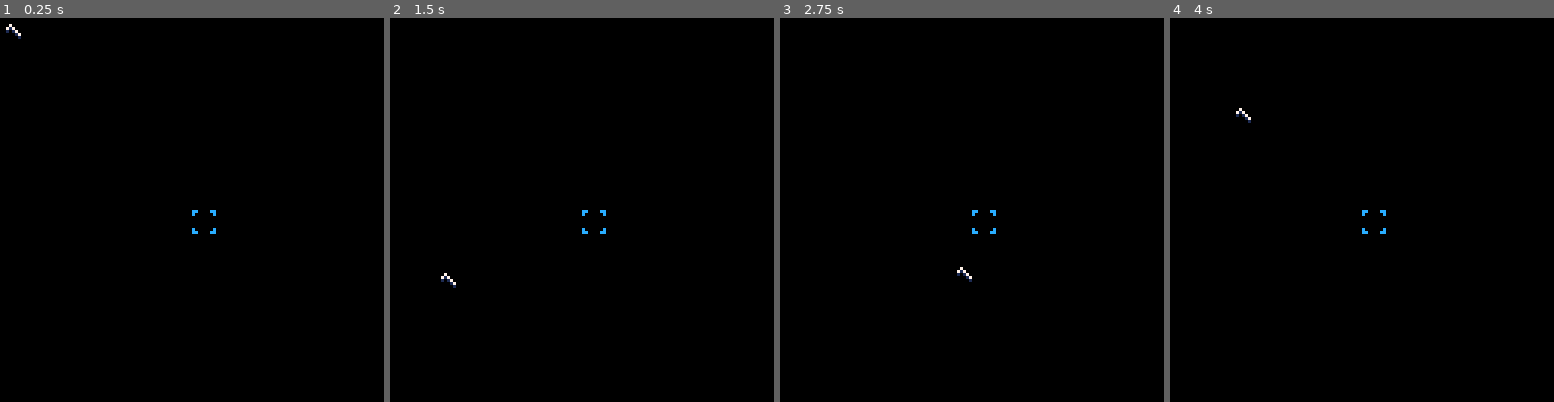
Above: before the commit, frames 1-4 (left to right).
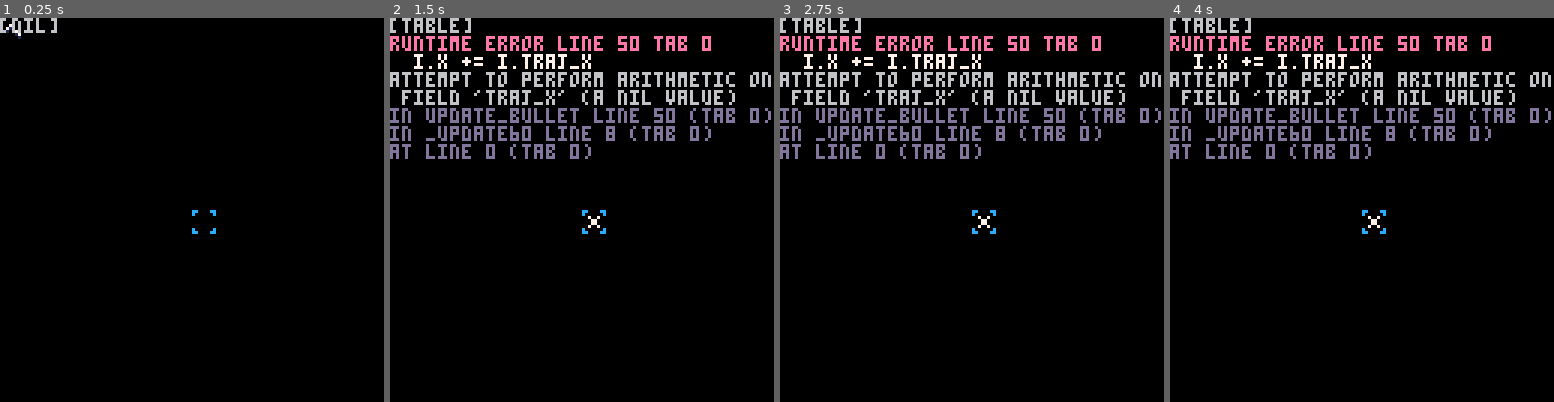
Above: after the commit, the same moments.

Repository: Yolwoocle/birds_with_guns
Game: PICO-8 cartridge zeldalike.p8
Two runs of this game, one before a commit and one after it. Both use one fixed random seed, a clock stepped at 60 frames per second and the inputs below.
Inputs (mouse positions are in pixels of both pictures, inside the frame that each line leads up to):
- Up to frame 1 (0.25 s): no input
- Up to frame 2 (1.5 s): click (670, 121) at 0.67 s; tap O (Z key) at 0.7 s; click (436, 267) at 1.22 s
- Up to frame 3 (2.75 s): tap O (Z key) at 1.7, 2.1, 2.5 s; click (887, 114) at 1.77 s; click (952, 259) at 2.32 s
- Up to frame 4 (4 s): click (1404, 106) at 2.87 s; tap O (Z key) at 2.9, 3.3, 3.7 s; click (1465, 256) at 3.42 s; click (1231, 102) at 3.97 s

The runs differ from the first frame. In frame 1, 0.2% of the frame differs, in the area x 0-15%, y 0-4%; in frame 2, 8.7%, in the area x 0-100%, y 0-71%; in frame 3, 8.7%; in frame 4, 8.7%.
Error after the commit: runtime error line 50 tab 0; i.x += i.traj_x; attempt to perform arithmetic on field 'traj_x' (a nil value)

Commit message:
Update zeldalike.p8

Diff:
--- a/zeldalike.p8
+++ b/zeldalike.p8
@@ -19,6 +19,7 @@
 	draw_bullet()
 	draw_mouse()
 	draw_player()
+	print(xy)
 end
 -->8
 --player
@@ -36,7 +37,7 @@
 -->8
 --bullet
 function init_bullet()
-	bulette = {}
+	bullet = {}
 end
 
 function spawn_bullet(x,y,type_bulette,speed)
@@ -70,8 +71,7 @@
 
 function get_traj(x_satr,y_start,x_end,y_end)
 	angle=atan2(x_end-x_satr, y_end-y_start)
-	return {x = cos(angle),
-	y = sin(angle)}
+	return {x = cos(angle),y = sin(angle)}
 end
 
 function draw_mouse()
